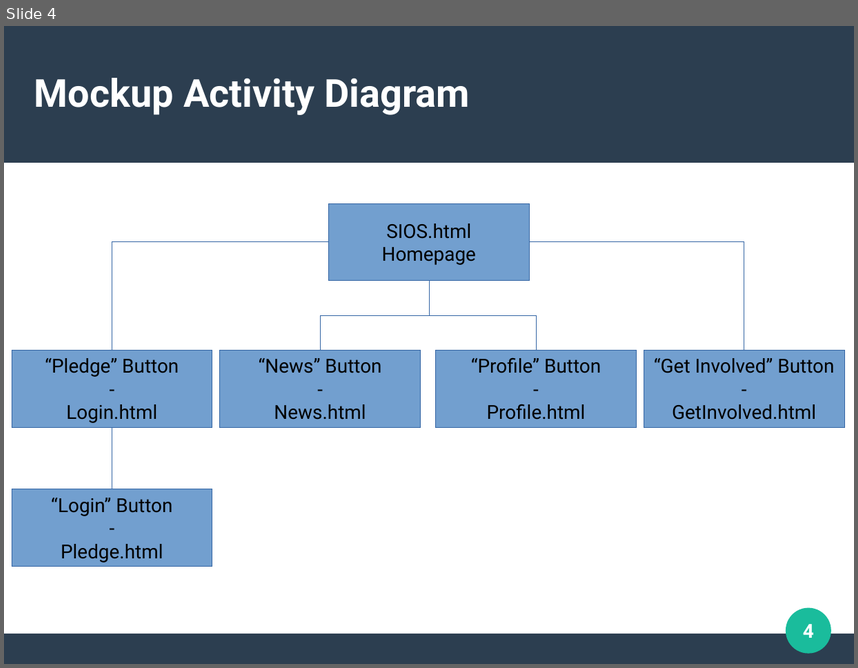
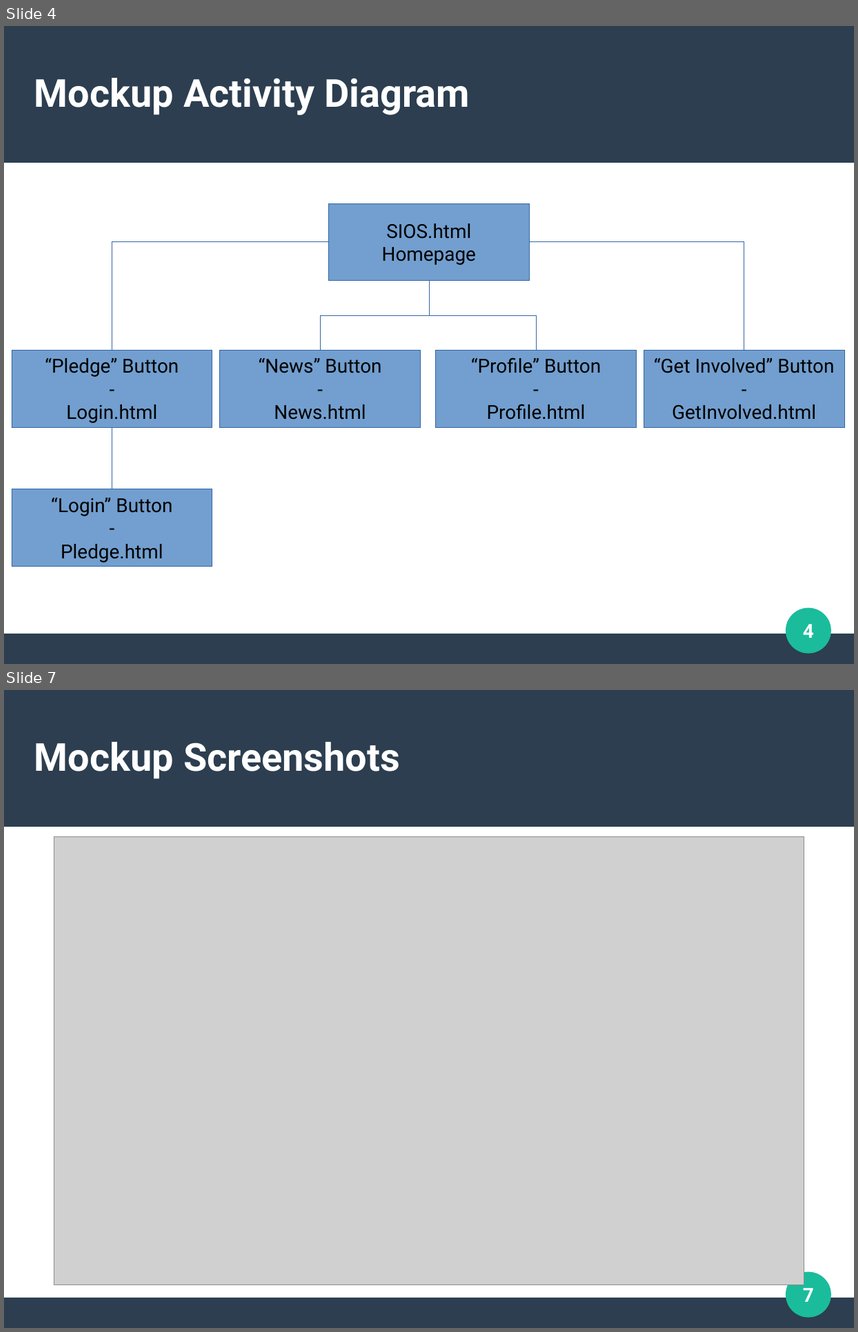
Before and after one commit to GGC-SD/SustainabilityWebsite, a slide deck: Fall2020HTMLDemo/UI.odp. Shown one above the other, each under a label of ours: slide 4 before the commit, slides 4 and 7 after it; the slides between them are not shown. The pictures are 858x668 and 858x1332 pixels, drawn with LibreOffice and Linux fonts; fonts in the diff are those of the drawing; grey boxes stand for pictures. Boxes give left, top, right and bottom in pixels: in the first picture for what was removed or moved away, otherwise in the second. Text is boxed around its words. In the diff, an @@ line names an element or a change of style, - is before the commit and + after.

```diff
--- a/Fall2020HTMLDemo/UI.odp
+++ b/Fall2020HTMLDemo/UI.odp
@@ slide 7 added at bbox=[4, 690, 854, 1328], background #FFFFFF; not listed: 3 template elements that a slide beside it also shows @@
@@ title added at bbox=[34, 742, 400, 779], 36 pt, text #FFFFFF, bold @@
+Mockup Screenshots
@@ picture added at bbox=[54, 836, 804, 1285] @@
@@ page number added at bbox=[803, 1284, 814, 1301], 18 pt, text #FFFFFF, bold @@
+7
```
Also in this commit, not shown: 1 slide changed, 3 other slides added.
